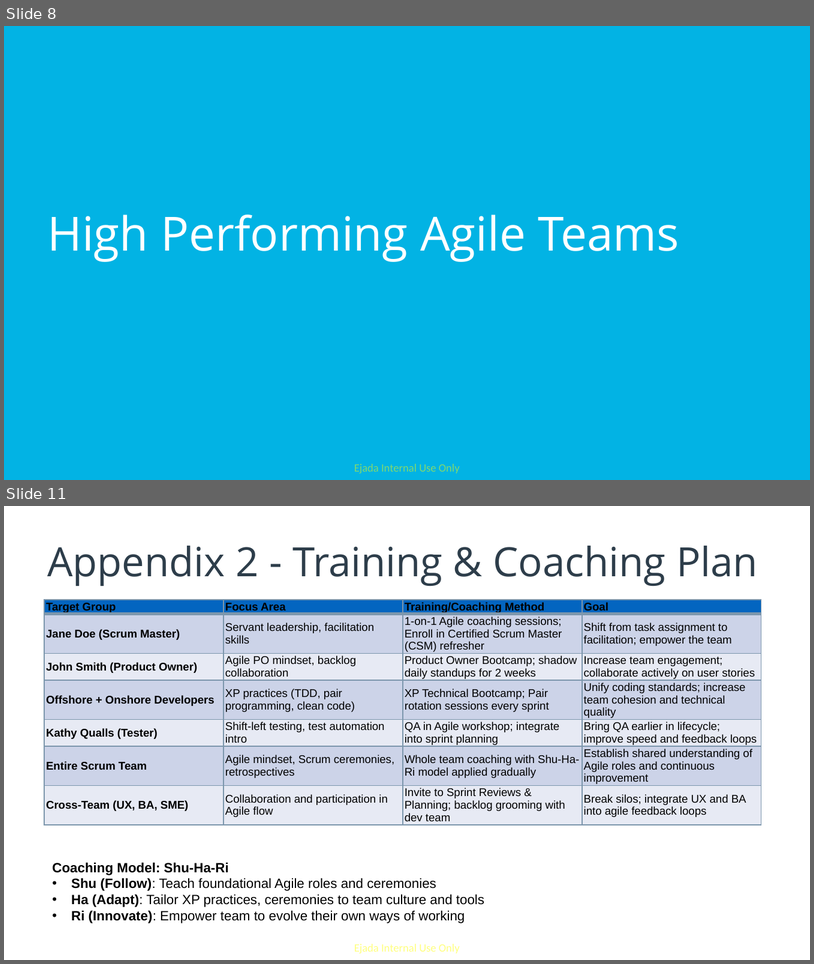
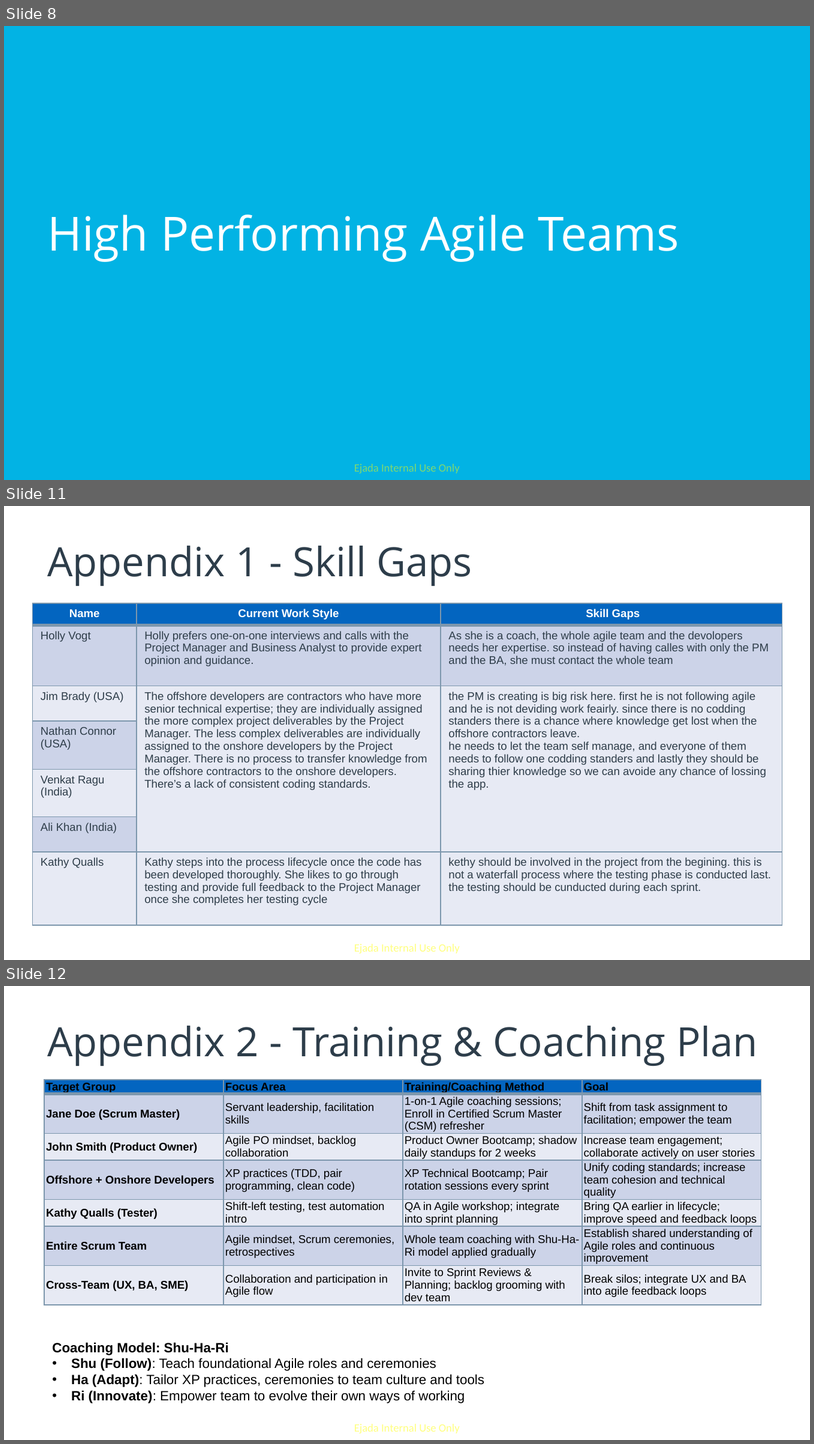
Before and after one commit to salmaAttia/Agile-Software-Developer-Nanodegree-udacity-course-, a slide deck: Project 1 - WorldVisitz Mobile Application Agile Delivery Launch/WorldVisitz-Agile-Onboarding-SalmaAttia.pptx. Shown one above the other, each under a label of ours: slides 8 and 11 before the commit, slides 8, 11 and 12 after it; the slides between them are not shown. The pictures are 814x964 and 814x1444 pixels, drawn with LibreOffice and Linux fonts; fonts in the diff are those of the drawing. Boxes give left, top, right and bottom in pixels: in the first picture for what was removed or moved away, otherwise in the second. Text is boxed around its words. In the diff, an @@ line names an element or a change of style, - is before the commit and + after.

```diff
--- a/Project 1 - WorldVisitz Mobile Application Agile Delivery Launch/WorldVisitz-Agile-Onboarding-SalmaAttia.pptx
+++ b/Project 1 - WorldVisitz Mobile Application Agile Delivery Launch/WorldVisitz-Agile-Onboarding-SalmaAttia.pptx
@@ slide 11 added at [4, 506, 810, 960], background #FFFFFF; not listed: 1 template element that a slide beside it also shows @@
@@ title added at [47, 546, 472, 586], 36 pt, text #2D3D4A @@
+Appendix 1 - Skill Gaps
@@ table added at [32, 604, 782, 925], 7 rows, 3 columns @@
+Name | Current Work Style | Skill Gaps
+Holly Vogt | Holly prefers one-on-one interviews and calls with the Project Manager and Business Analyst to provide expert opinion and guidance. | As she is a coach, the whole agile team and the devolopers needs her expertise. so instead of having calles with only the PM and the BA, she must contact the whole team
+Jim Brady (USA) | The offshore developers are contractors who have more senior technical expertise; they are individually assigned the more complex project deliverables by the Project Manager. The less complex deliverables are individually assigned to the onshore developers by the Project Manager. There is no process to transfer knowledge from the offshore contractors to the onshore developers. There’s a lack of consistent coding standards. | the PM is creating is big risk here. first he is not following agile and he is not deviding work feairly. since there is no codding standers there is a chance where knowledge get lost when the offshore contractors leave. / he needs to let the team self manage, and everyone of them needs to follow one codding standers and lastly they should be sharing thier knowledge so we can avoide any chance of lossing the app.
+Nathan Connor (USA) |  | 
+Venkat Ragu (India) |  | 
+Ali Khan (India) |  | 
+Kathy Qualls | Kathy steps into the process lifecycle once the code has been developed thoroughly. She likes to go through testing and provide full feedback to the Project Manager once she completes her testing cycle | kethy should be involved in the project from the begining. this is not a waterfall process where the testing phase is conducted last. the testing should be cunducted during each sprint.
@@ what was slide 11 is now slide 12 @@
```
Also in this commit, not shown: 1 slide changed, 1 other slide added, 1 slide removed, 2 other files.
